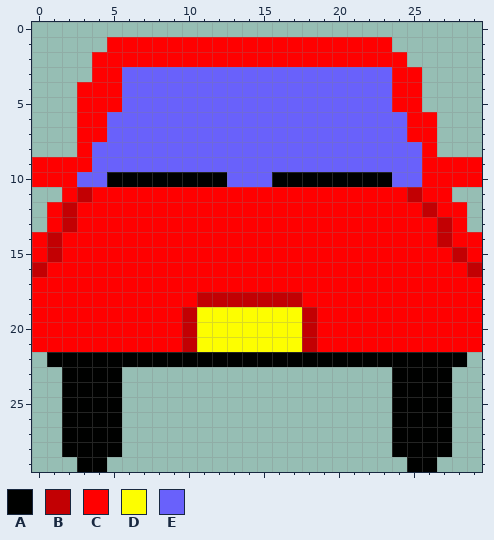
Pixel-art sprite: assets/car_down.png. That is the earlier state.
The file is 30x30 pixels.
Palette (. is transparent): A #000100  B #c20003  C #ff0000  D #fdfe00  E #6961fb
Pixels before, first column x 0:
 1 .....CCCCCCCCCCCCCCCCCCC......
 2 ....CCCCCCCCCCCCCCCCCCCCC.....
 3 ....CCEEEEEEEEEEEEEEEEEECC....
 4 ...CCCEEEEEEEEEEEEEEEEEECC....
 5 ...CCCEEEEEEEEEEEEEEEEEECC....
 6 ...CCEEEEEEEEEEEEEEEEEEEECC...
 7 ...CCEEEEEEEEEEEEEEEEEEEECC...
 8 ...CEEEEEEEEEEEEEEEEEEEEEEC...
 9 CCCCEEEEEEEEEEEEEEEEEEEEEECCCC
10 CCCEEAAAAAAAAEEEAAAAAAAAEECCCC
11 ..CBCCCCCCCCCCCCCCCCCCCCCBCC..
12 .CBCCCCCCCCCCCCCCCCCCCCCCCBCC.
13 .CBCCCCCCCCCCCCCCCCCCCCCCCCBC.
14 CBCCCCCCCCCCCCCCCCCCCCCCCCCBCC
15 CBCCCCCCCCCCCCCCCCCCCCCCCCCCBC
16 BCCCCCCCCCCCCCCCCCCCCCCCCCCCCB
17 CCCCCCCCCCCCCCCCCCCCCCCCCCCCCC
18 CCCCCCCCCCCBBBBBBBCCCCCCCCCCCC
19 CCCCCCCCCCBDDDDDDDBCCCCCCCCCCC
20 CCCCCCCCCCBDDDDDDDBCCCCCCCCCCC
21 CCCCCCCCCCBDDDDDDDBCCCCCCCCCCC
22 .AAAAAAAAAAAAAAAAAAAAAAAAAAAA.
23 ..AAAA..................AAAA..
24 ..AAAA..................AAAA..
25 ..AAAA..................AAAA..
26 ..AAAA..................AAAA..
27 ..AAAA..................AAAA..
28 ..AAAA..................AAAA..
29 ...AA....................AA...
And afterwards:
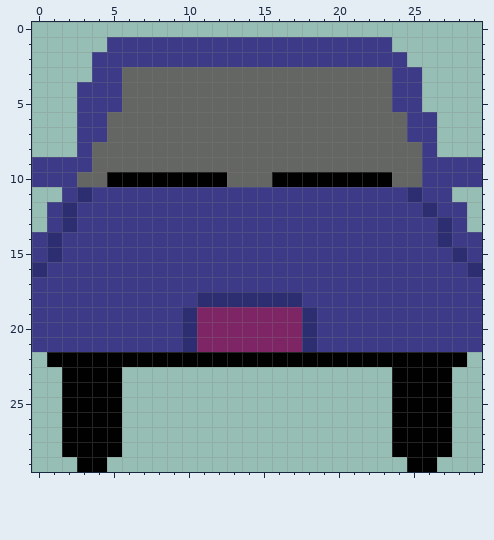
Commit message: red car changed to a blueish colour
Changes in this commit:
colour B: #c20003 -> #2d2d72
colour C: #ff0000 -> #3d3a87
colour D: #fdfe00 -> #7e2566
colour E: #6961fb -> #646663
Where, in picture pixels (left, top, right, bottom), the same in both pictures:
changed: (32, 37, 482, 352)
